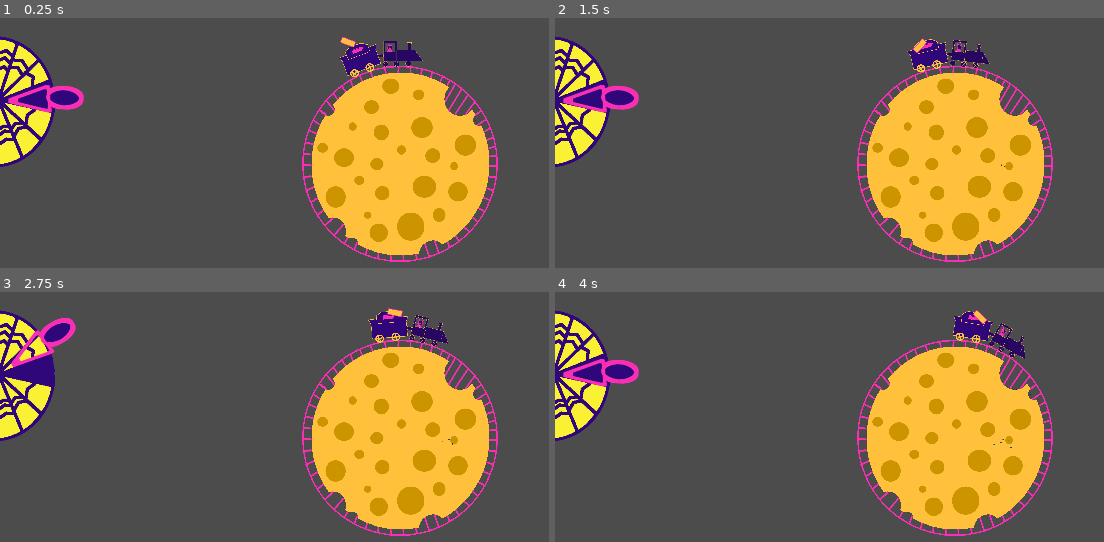
Above: before the commit, frames 1-4 (two rows, left to right).
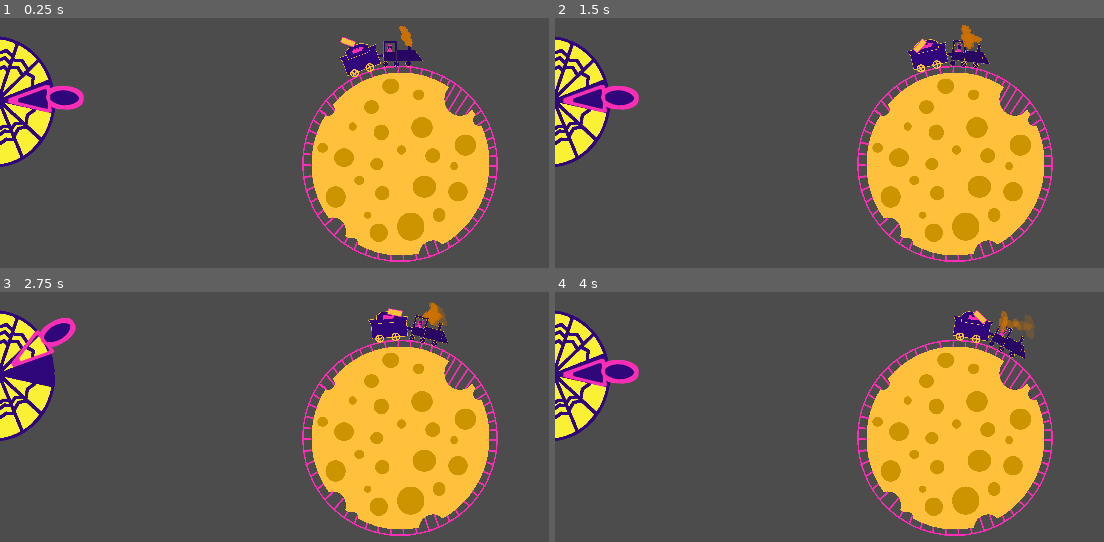
Above: after the commit, the same moments.

Repository: emmdie/MoonGame
Game: Godot game, scene res://scene/Levels/Level.tscn
The game is run twice, just before and just after one commit, with the same random seed, the same clock (stepped at 60 frames per second) and the same inputs. The engine's default icon, where the game draws it, is replaced by a stand-in: a white triangle on a blue panel in a dark square.
Inputs (mouse positions are in pixels of both pictures, inside the frame that each line leads up to):
- Up to frame 1 (0.25 s): no input
- Up to frame 2 (1.5 s): tap Enter at 0.5 s; move the mouse to (outside the picture) at 0.52 s; hold W (speed_up) 0.53-1.28 s; click (outside the picture) at 0.6 s; tap Space at 1.25 s; move the mouse to (796, 188) at 1.27 s; hold Down (speed_down) from 1.28 s (still down); click (796, 188) at 1.35 s
- Up to frame 3 (2.75 s): move the mouse to (477, 327) at 2.02 s; release Down (speed_down) at 2.03 s; hold W (speed_up) from 2.03 s (still down); click (477, 327) at 2.1 s
- Up to frame 4 (4 s): move the mouse to (917, 537) at 2.77 s; click (917, 537) at 2.85 s; move the mouse to (outside the picture) at 3.52 s; release W (speed_up) at 3.53 s; hold Down (speed_down) from 3.53 s (still down); click (outside the picture) at 3.6 s

The runs differ from the first frame. In frame 1, 0.1% of the frame differs, in the area x 72-76%, y 3-12%; in frame 2, 0.2%; in frame 3, 0.3%; in frame 4, 0.4%, in the area x 79-88%, y 7-63%.

Commit message:
added smoke

Diff:
--- a/scene/Train/Turrets/Bullet.gd
+++ b/scene/Train/Turrets/Bullet.gd
@@ -2,10 +2,12 @@
 
 signal hit_mouse
 
-var speed = 40
+var speedx = 100
+var speedy = 100
+
 
 func _physics_process(delta):
-	position += transform.x * speed * delta
+	Position2D
 
 func _ready():
 	pass
--- a/scene/Train/Turrets/Turrets.gd
+++ b/scene/Train/Turrets/Turrets.gd
@@ -16,18 +16,11 @@
 
 
 func shoot():
-
 	var b = Bullet.instance()
-
 	b.connect("hit_mouse", self, "_on_Bullet_hit_mouse")
-
-	b.monitoring = false
 	b.transform = get_node("Barrel").transform
 	get_parent().get_parent().get_parent().add_child(b)
 	b.position = get_node("Barrel/Muzzle").position
 
-	#b.monitoring = true
-
-
 func _on_Bullet_hit_mouse():
 	emit_signal("shot_mouse")
--- a/scene/Train/locomotive.tscn
+++ b/scene/Train/locomotive.tscn
@@ -1,9 +1,33 @@
-[gd_scene load_steps=3 format=2]
+[gd_scene load_steps=7 format=2]
 
 [ext_resource path="res://assets/art/Train/Locomotive.png" type="Texture" id=1]
+[ext_resource path="res://assets/art/Train/clouds.png" type="Texture" id=2]
 
 [sub_resource type="RectangleShape2D" id=1]
 extents = Vector2( 33, 33 )
+
+[sub_resource type="Gradient" id=3]
+colors = PoolColorArray( 0.803922, 0.588235, 0, 1, 0.803922, 0.588235, 0, 0 )
+
+[sub_resource type="GradientTexture" id=4]
+gradient = SubResource( 3 )
+
+[sub_resource type="ParticlesMaterial" id=2]
+flag_disable_z = true
+gravity = Vector3( 0, 0, 0 )
+angular_velocity = 0.04
+angular_velocity_random = 1.0
+orbit_velocity = 0.02
+orbit_velocity_random = 0.0
+radial_accel = -50.0
+radial_accel_random = 0.18
+tangential_accel_random = 0.72
+damping_random = 0.79
+angle = 409.4
+angle_random = 0.71
+scale = 0.05
+scale_random = 0.1
+color_ramp = SubResource( 4 )
 
 [node name="locomotive" type="StaticBody2D"]
 
@@ -13,3 +37,15 @@
 
 [node name="CollisionShape2D" type="CollisionShape2D" parent="."]
 shape = SubResource( 1 )
+
+[node name="Particles2D" type="Particles2D" parent="."]
+position = Vector2( 25, -56 )
+rotation = -2.06822
+scale = Vector2( 0.1, 0.1 )
+lifetime = 4.0
+explosiveness = 0.22
+randomness = 0.5
+local_coords = false
+draw_order = 1
+process_material = SubResource( 2 )
+texture = ExtResource( 2 )
--- a/scene/UI/cartUi.gd
+++ b/scene/UI/cartUi.gd
@@ -6,9 +6,8 @@
 func _ready():
 	reload(3)
 
-
 func _process(delta):
-	while (reloading ==true):
+	if (reloading ==true):
 		$ProgressBar.value = 100 * (1-($ReloadTimer.time_left /$ReloadTimer.wait_time+0.00001))
 
 func updateLabel():
@@ -22,8 +21,6 @@
 	$ReloadTimer.start(duration)
 	$ProgressBar.visible = true
 
-
-
 func _on_ReloadTimer_timeout():
 	$AmmoLabel.visible = true
 	$ProgressBar.visible = false
--- a/scene/UI/cartUi.tscn
+++ b/scene/UI/cartUi.tscn
@@ -6,7 +6,15 @@
 
 [sub_resource type="DynamicFont" id=1]
 size = 130
+outline_size = 4
+outline_color = Color( 0.980392, 0.184314, 0.709804, 1 )
 font_data = ExtResource( 3 )
+
+[sub_resource type="StyleBoxFlat" id=2]
+bg_color = Color( 0.980392, 0.184314, 0.709804, 1 )
+
+[sub_resource type="StyleBoxFlat" id=3]
+bg_color = Color( 1, 1, 1, 1 )
 
 [node name="Node2D" type="Node2D"]
 script = ExtResource( 2 )
@@ -31,6 +39,8 @@
 margin_top = 45.0
 margin_right = 147.0
 margin_bottom = 95.0
+custom_styles/fg = SubResource( 2 )
+custom_styles/bg = SubResource( 3 )
 step = 1.0
 value = 3.0
 rounded = true
Binary file added: assets/art/Train/Turrets/base2.kra.png
Not shown, added: assets/art/Train/Turrets/base2.kra.png.import
Binary file added: assets/art/Train/clouds.png
Not shown, added: assets/art/Train/clouds.png.import
Binary file added: assets/art/UI/progressBar/pinkBar.png
Not shown, added: assets/art/UI/progressBar/pinkBar.png.import
Binary file added: assets/art/UI/progressBar/whiteBar.png
Not shown, added: assets/art/UI/progressBar/whiteBar.png.import
Not shown: 1 places in scene/UI/cartUi.tscn that only renumber resources
